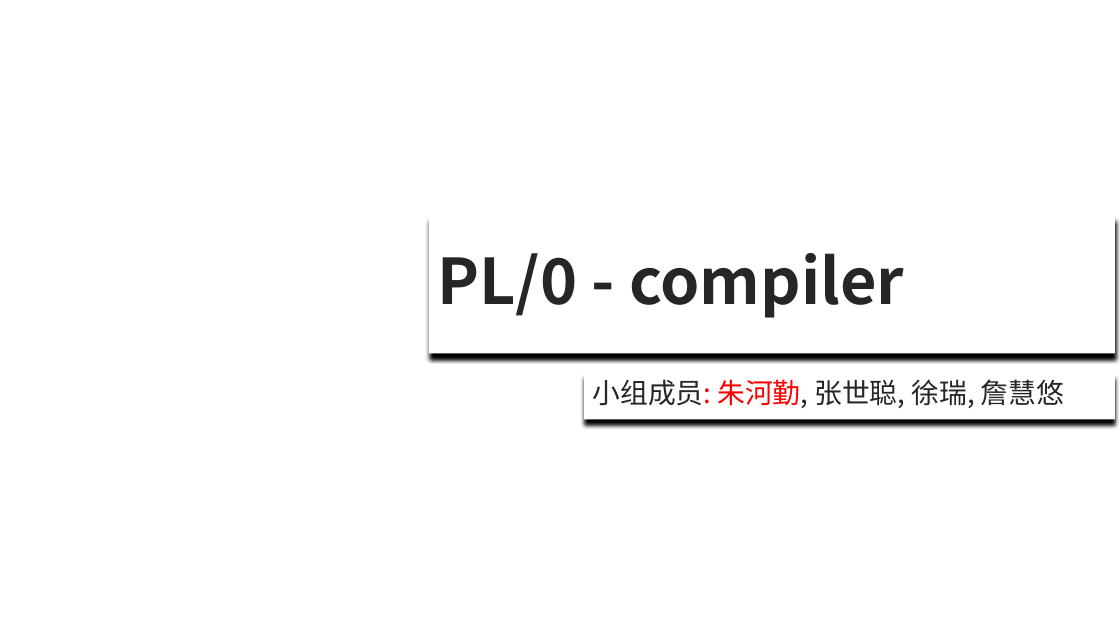
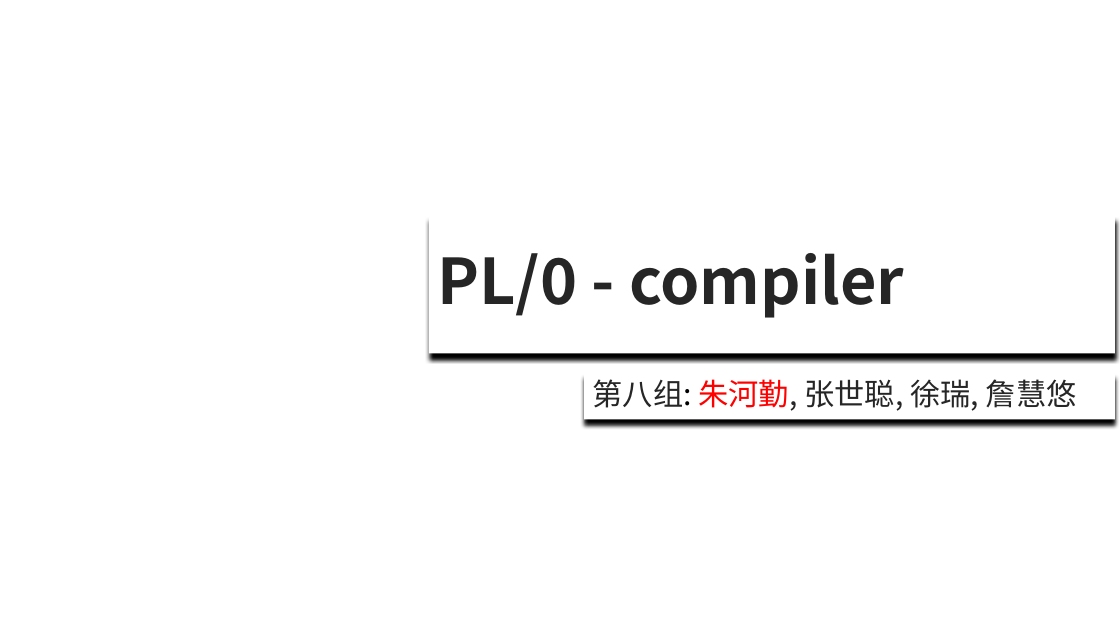
Before and after one commit to heqin-zhu/PL0-parser, a slide deck: slide 1 of src/display.pptx. Drawn at 1120x630 pixels with LibreOffice and Linux fonts; fonts in the diff are those of the drawing; background and template pictures are left out. Boxes give left, top, right and bottom in pixels: in the first picture for what was removed or moved away, otherwise in the second. Text is boxed around its words. In the diff, an @@ line names an element or a change of style, - is before the commit and + after.

```diff
--- a/src/display.pptx
+++ b/src/display.pptx
@@ subtitle at [593,379,1077,411]: text changed; size 23.8 to 25.9 pt @@
-小组成员: 朱河勤, 张世聪, 徐瑞, 詹慧悠
+第八组: 朱河勤, 张世聪, 徐瑞, 詹慧悠
```
Also in this commit, not shown: 5 other slides changed, 3 other files.
